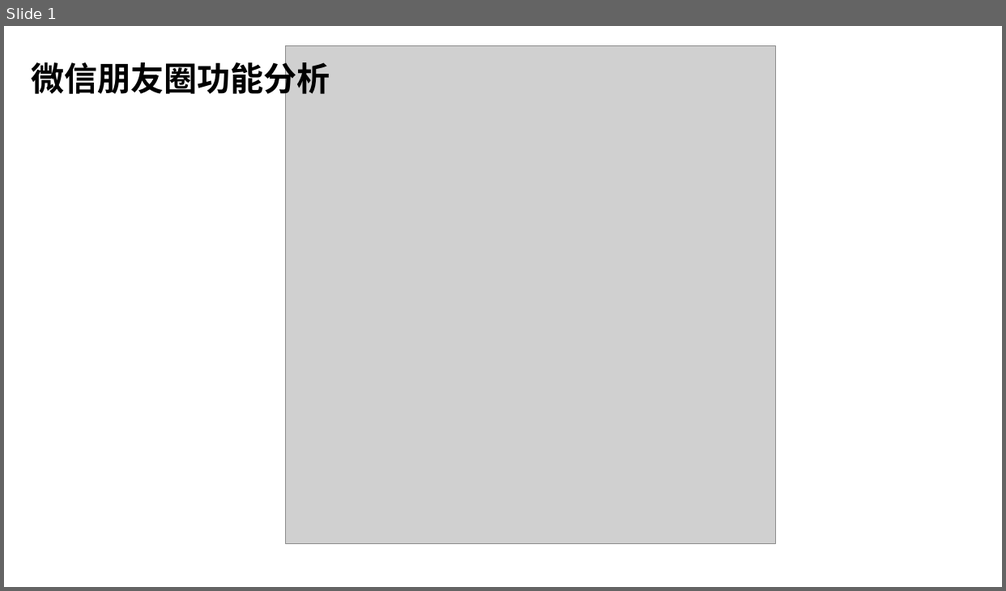
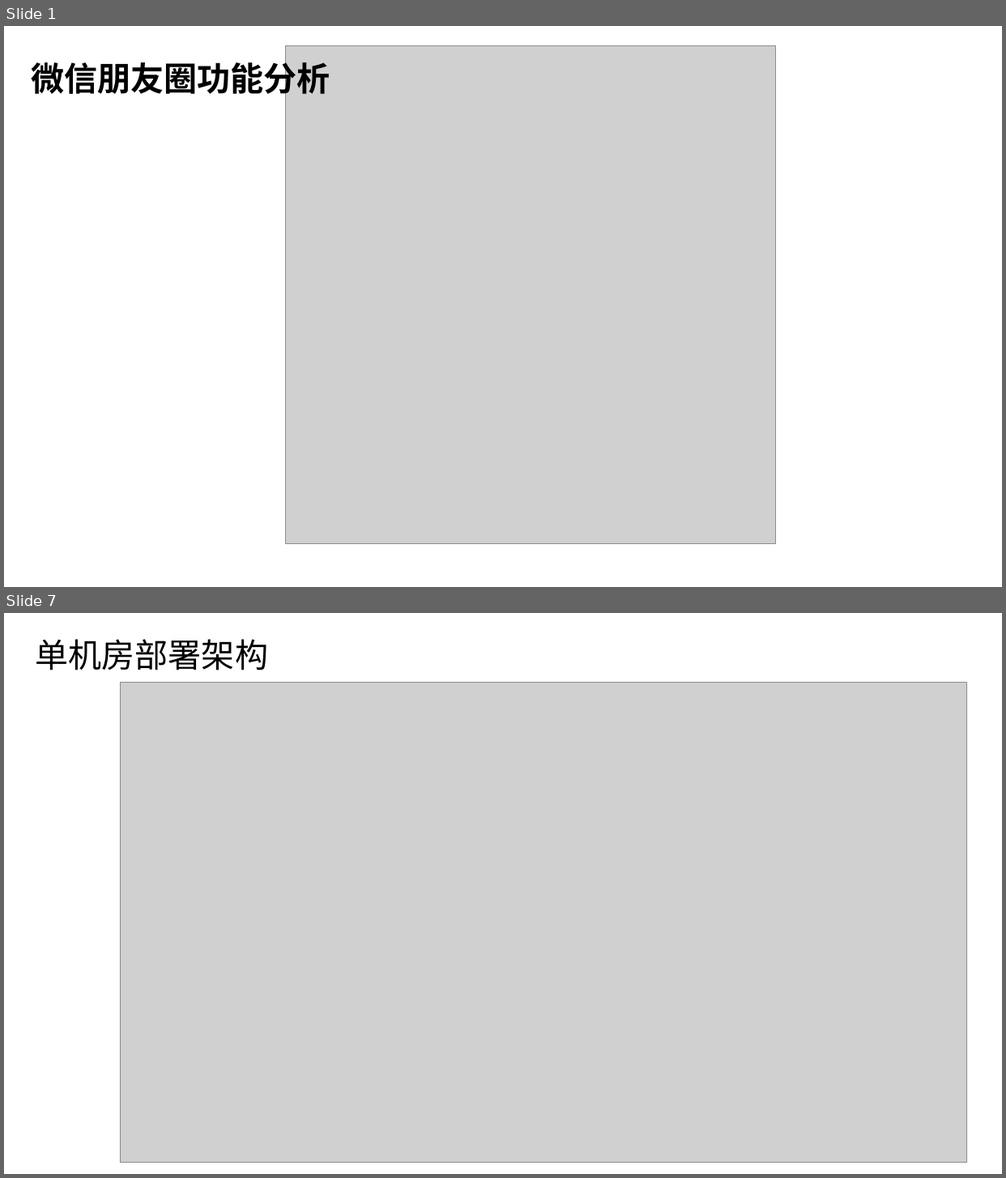
Before and after one commit to gerrypang/rchitecture-training-camp, a slide deck: part-02/02-homework.pptx. Shown one above the other, each under a label of ours: slide 1 before the commit, slides 1 and 7 after it; the slides between them are not shown. The pictures are 1006x591 and 1006x1178 pixels, drawn with LibreOffice and Linux fonts; fonts in the diff are those of the drawing; grey boxes stand for pictures. Boxes give left, top, right and bottom in pixels: in the first picture for what was removed or moved away, otherwise in the second. Text is boxed around its words. In the diff, an @@ line names an element or a change of style, - is before the commit and + after.

```diff
--- a/part-02/02-homework.pptx
+++ b/part-02/02-homework.pptx
@@ slide 7 added at [4, 613, 1002, 1174], background #FFFFFF @@
@@ title added at [36, 639, 269, 671], 32 pt, text #000000 @@
+单机房部署架构
@@ picture added at [120, 683, 967, 1163] @@
```
Also in this commit, not shown: 1 slide changed, 4 other slides added.
